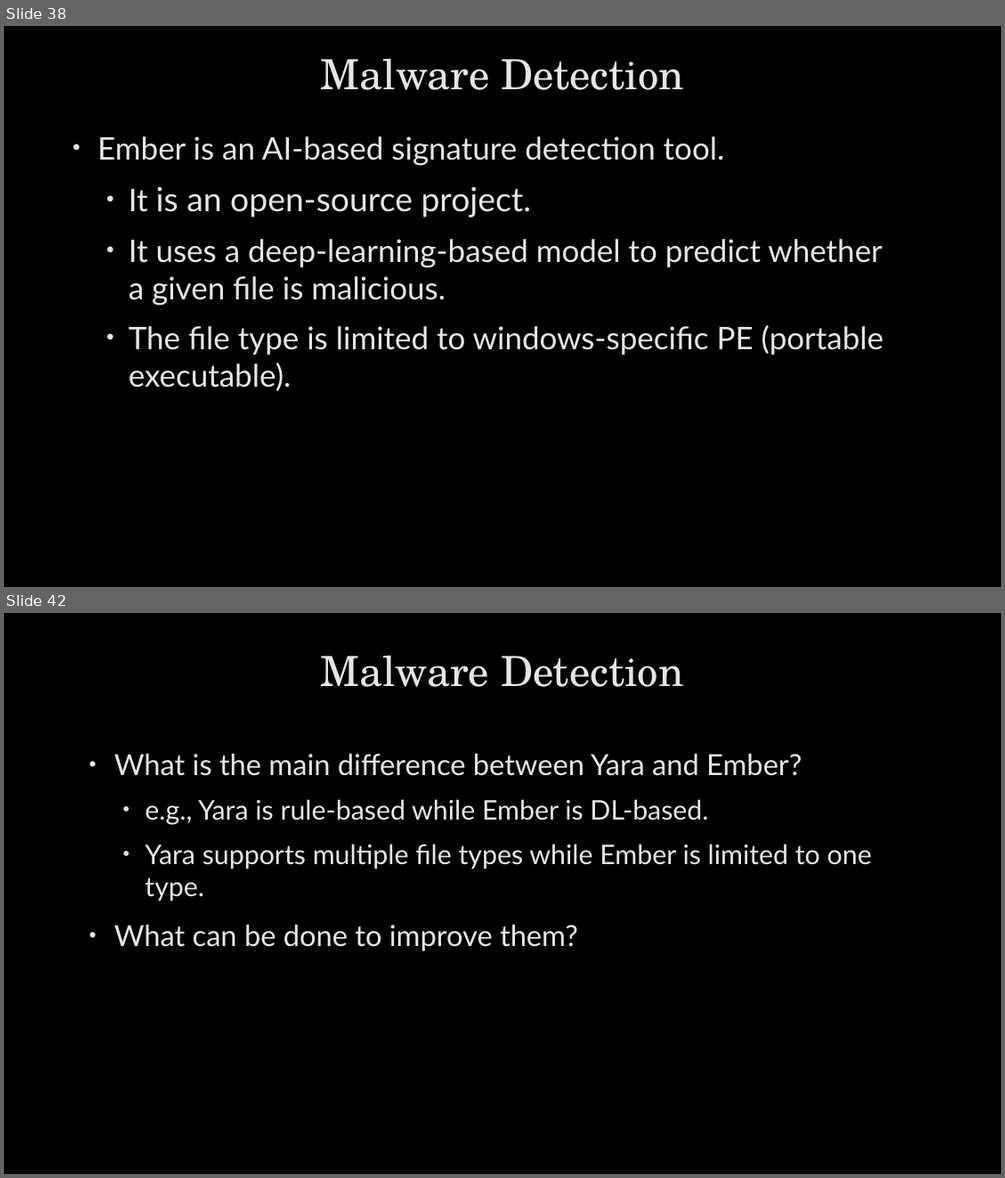
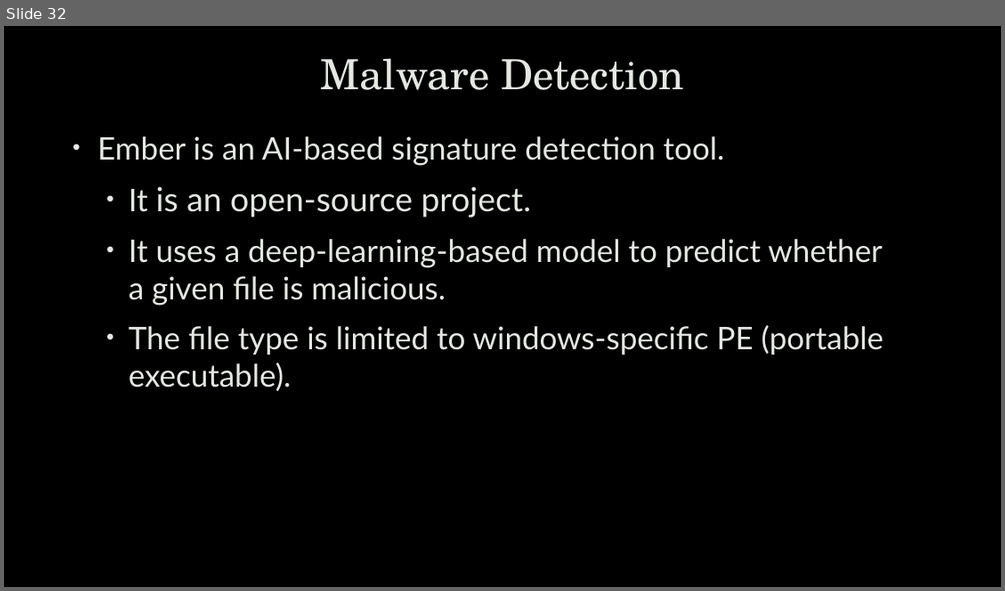
Before and after one commit to robert-mcknight/citx1003, a slide deck: cits1003-lecture_slides/CITS1003-5 Threats - exercises.pptx. Shown one above the other, each under a label of ours: slides 38 and 42 before the commit, slide 32 after it; the slides between them are not shown. The pictures are 1005x1178 and 1005x591 pixels, drawn with LibreOffice and Linux fonts; fonts in the diff are those of the drawing; background and template pictures are left out. Boxes give left, top, right and bottom in pixels: in the first picture for what was removed or moved away, otherwise in the second. Text is boxed around its words. In the diff, an @@ line names an element or a change of style, - is before the commit and + after.

```diff
--- a/cits1003-lecture_slides/CITS1003-5 Threats - exercises.pptx
+++ b/cits1003-lecture_slides/CITS1003-5 Threats - exercises.pptx
@@ slide 42 removed at (4,613,1001,1174), background picture (left out) @@
@@ title removed at (320,655,684,687) @@
-Malware Detection
@@ text removed at (114,754,872,951) @@
-• What is the main difference between Yara and Ember?
-  • e.g., Yara is rule-based while Ember is DL-based.
-  • Yara supports multiple file types while Ember is limited to one type.
-• What can be done to improve them?
@@ what was slide 38 is now slide 32 @@
```
Also in this commit, not shown: 2 slides changed, 10 other slides removed, 7 other files.
